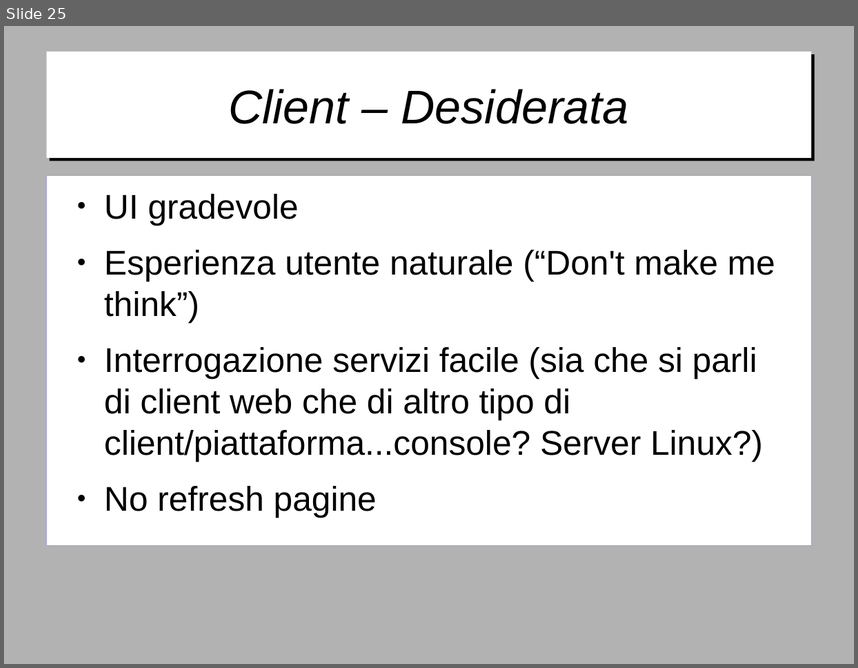
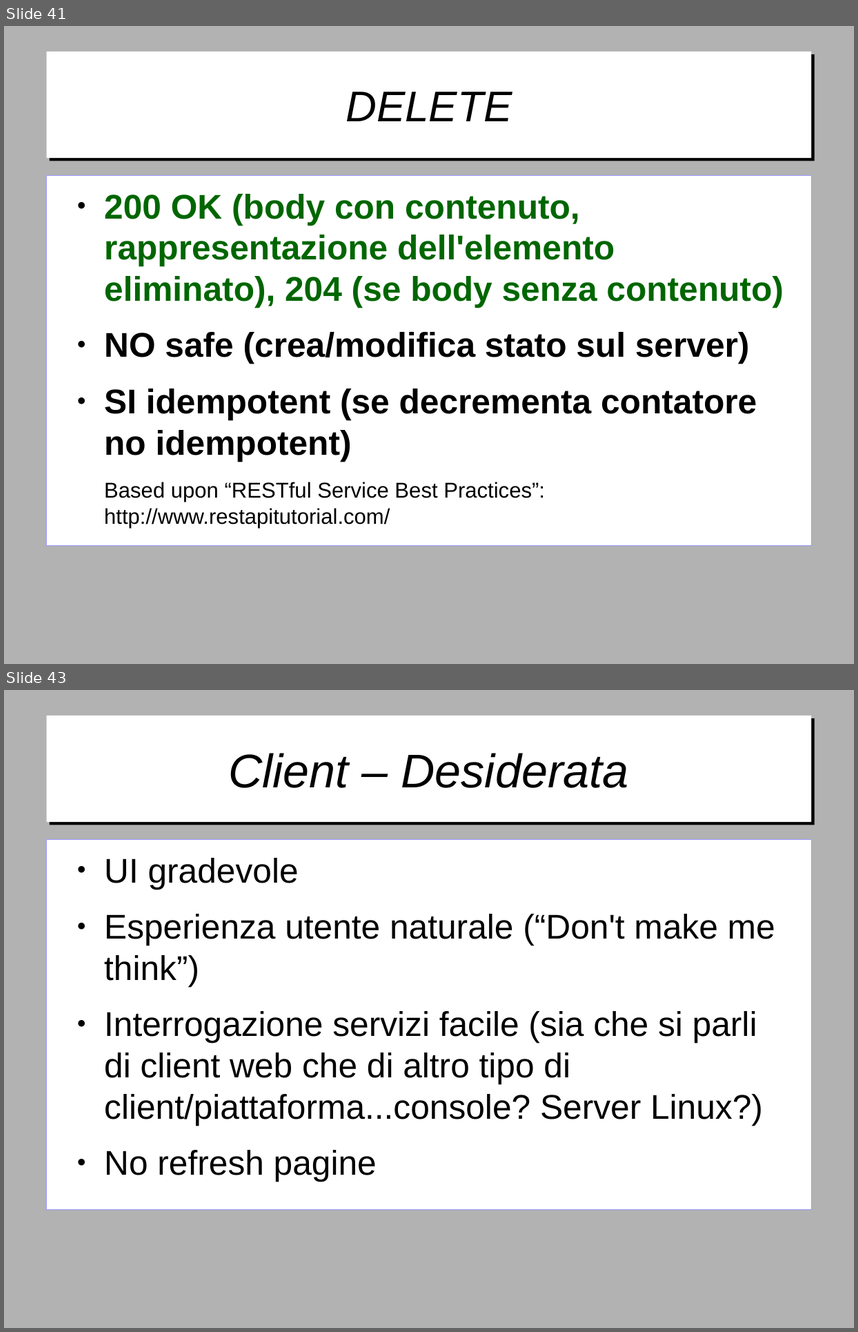
Before and after one commit to gitfer/ARXCourse, a slide deck: ARXCourse.odp. Shown one above the other, each under a label of ours: slide 25 before the commit, slides 41 and 43 after it; the slides between them are not shown. The pictures are 858x668 and 858x1332 pixels, drawn with LibreOffice and Linux fonts; fonts in the diff are those of the drawing; background and template pictures are left out. Boxes give left, top, right and bottom in pixels: in the first picture for what was removed or moved away, otherwise in the second. Text is boxed around its words. In the diff, an @@ line names an element or a change of style, - is before the commit and + after.

```diff
--- a/ARXCourse.odp
+++ b/ARXCourse.odp
@@ slide 41 added at [4, 26, 854, 664], background #B2B2B2 @@
@@ title added at [46, 52, 812, 158], fill #FFFFFF, 40 pt, text #000000, italic @@
+DELETE
@@ text added at [46, 175, 812, 544], fill #FFFFFF, outline #9999FF 0 pt, 32 pt, text #000000, bold @@
+● 200 OK (body con contenuto, rappresentazione dell'elemento eliminato), 204 (se body senza contenuto)
+● NO safe (crea/modifica stato sul server)
+● SI idempotent (se decrementa contatore no idempotent)
+Based upon “RESTful Service Best Practices”: http://www.restapitutorial.com/
@@ what was slide 25 is now slide 43 @@
```
Also in this commit, not shown: 3 slides changed, 18 other slides added, 1 slide removed.
